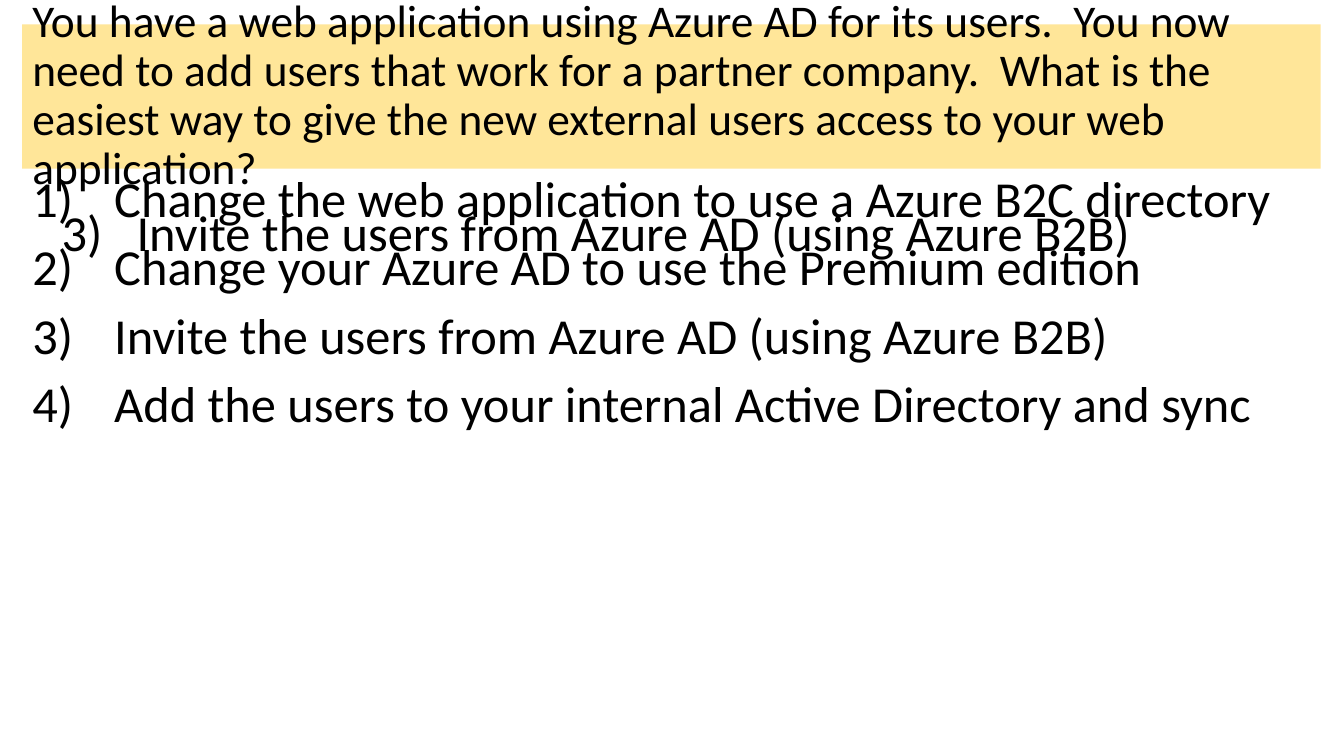
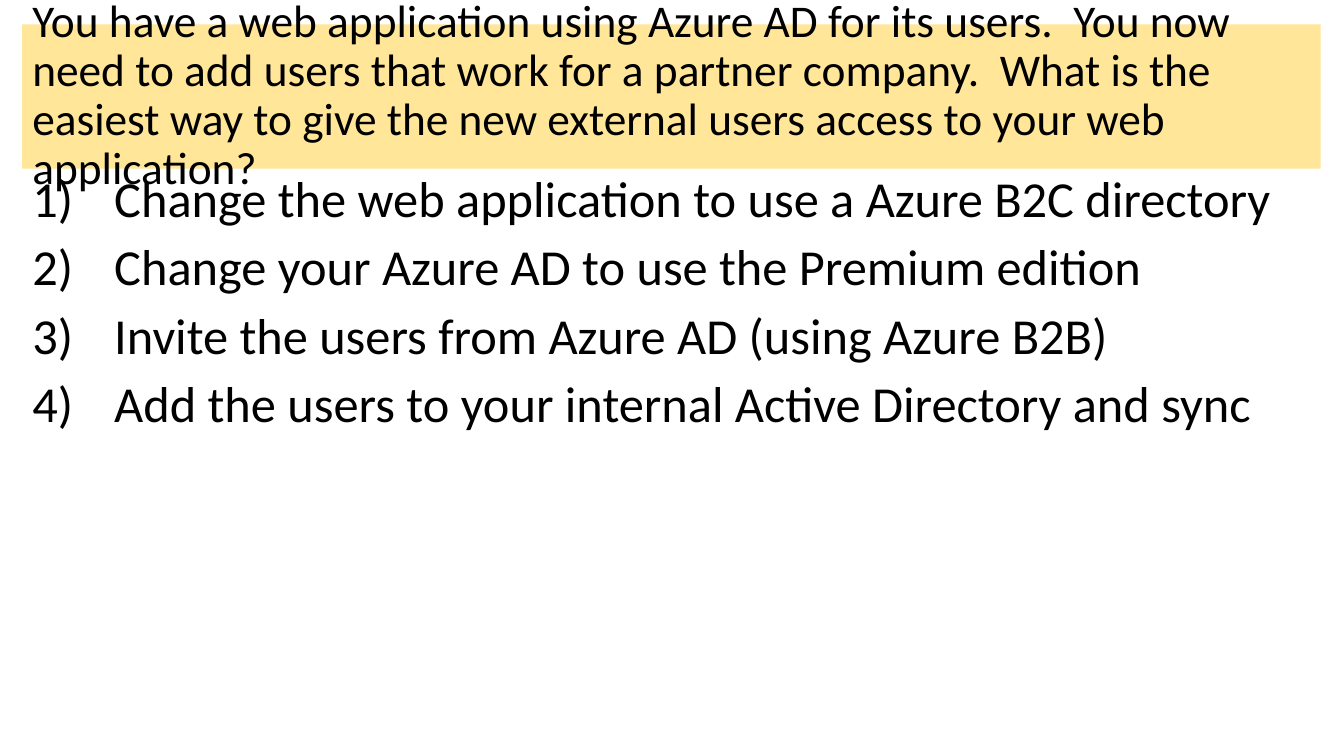
Before and after one commit to dstolts/70-534, a slide deck: slide 31 of Presentations/70-534-Combined-SecuritySlides.pptx (slide 28 before the commit). Drawn at 1344x756 pixels with LibreOffice and Linux fonts; fonts in the diff are those of the drawing. Boxes give left, top, right and bottom in pixels: in the first picture for what was removed or moved away, otherwise in the second. Text is boxed around its words. In the diff, an @@ line names an element or a change of style, - is before the commit and + after.

```diff
--- a/Presentations/70-534-Combined-SecuritySlides.pptx
+++ b/Presentations/70-534-Combined-SecuritySlides.pptx
@@ text removed at [62, 210, 1130, 263] @@
-3) Invite the users from Azure AD (using Azure B2B)
```
Also in this commit, not shown: 5 other slides changed, 4 slides added.
